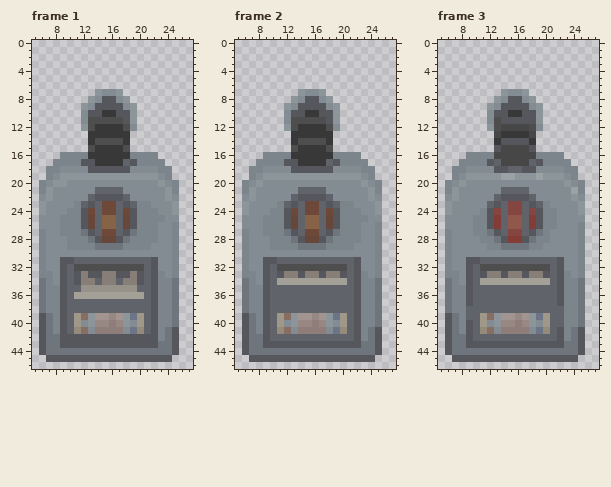
Pixel-art file -- Assets/Art/Aseprite/Environment/Furniture/LockdownPowerBreaker.aseprite. The picture above was drawn from the file before the commit.
32x47 pixels, 4 frames. Colours within 5 levels of each other are drawn and written as one. Shown: frame 1: x 5..27, y 0..46; frame 2: x 5..27, y 0..46; frame 3: x 5..27, y 0..46. The commit also changed other frames, which this record leaves out.
After:
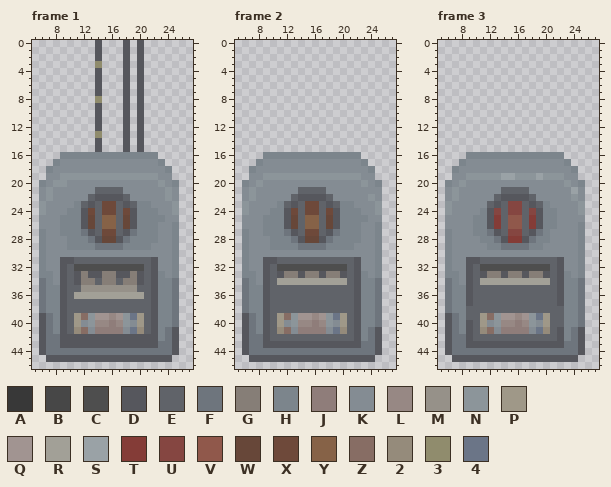
Palette (. is transparent): A #383838  B #474747  C #4e4e4e  D #56575d  E #606369  F #6e757d  G #867e77  H #7c858c  J #8f7d7a  K #848c93  L #978884  M #969189  N #8c959a  P #9f9888  Q #a19491  R #a2a097  S #9aa2a6  T #843c37  U #854641  V #90584b  W #674739  X #6e493a  Y #866247  Z #876d64  2 #958b7b  3 #908c6d  4 #6b7587
Changes in this commit:
Changed rows in their new state; - is an unchanged pixel.
Frame 1:
first column x 6:
 0 --------D---D-D-----
 1 --------D---D-D-----
 2 --------D---D-D-----
 3 --------3---D-D-----
 4 --------D---D-D-----
 5 --------D---D-D-----
 6 --------D---D-D-----
 7 --------D...D-D-----
 8 -------.3...D-D-----
 9 ------..-...D.D-----
10 ------..-...-.D-----
11 ------..D...-.D-----
12 ------..D...D.D-----
13 -------.3...D-D-----
14 -------.D...D-D-----
15 -------.D...D-D-----
16 -------HHHHHH-------
17 ---KKKKKKKKKKKKKK---
18 --K----KKKKKK----K--
19 -K----------------K-
21 K------------------K
Frame 2:
first column x 6:
 7 --------....--------
 8 -------......-------
 9 ------........------
10 ------........------
11 ------........------
12 ------........------
13 -------......-------
14 -------......-------
15 -------......-------
16 -------HHHHHH-------
17 ---KKKKKKKKKKKKKK---
18 --K----KKKKKK----K--
19 -K----------------K-
21 K-----------------KK
Frame 3:
first column x 6:
 7 --------....--------
 8 -------......-------
 9 ------........------
10 ------........------
11 ------........------
12 ------........------
13 -------......-------
14 -------......-------
15 -------......-------
16 -------HHHHHH-------
17 ---KKKKKKKKKKKKKK---
18 --K----KKKKKK----K--
19 -K----------------K-
21 K------------------K
Boxes around the changes in both pictures, in picture pixels (x1, y1, x2, y2):
changed: (39, 40, 179, 194)
changed: (242, 89, 382, 194)
changed: (445, 89, 585, 194)
